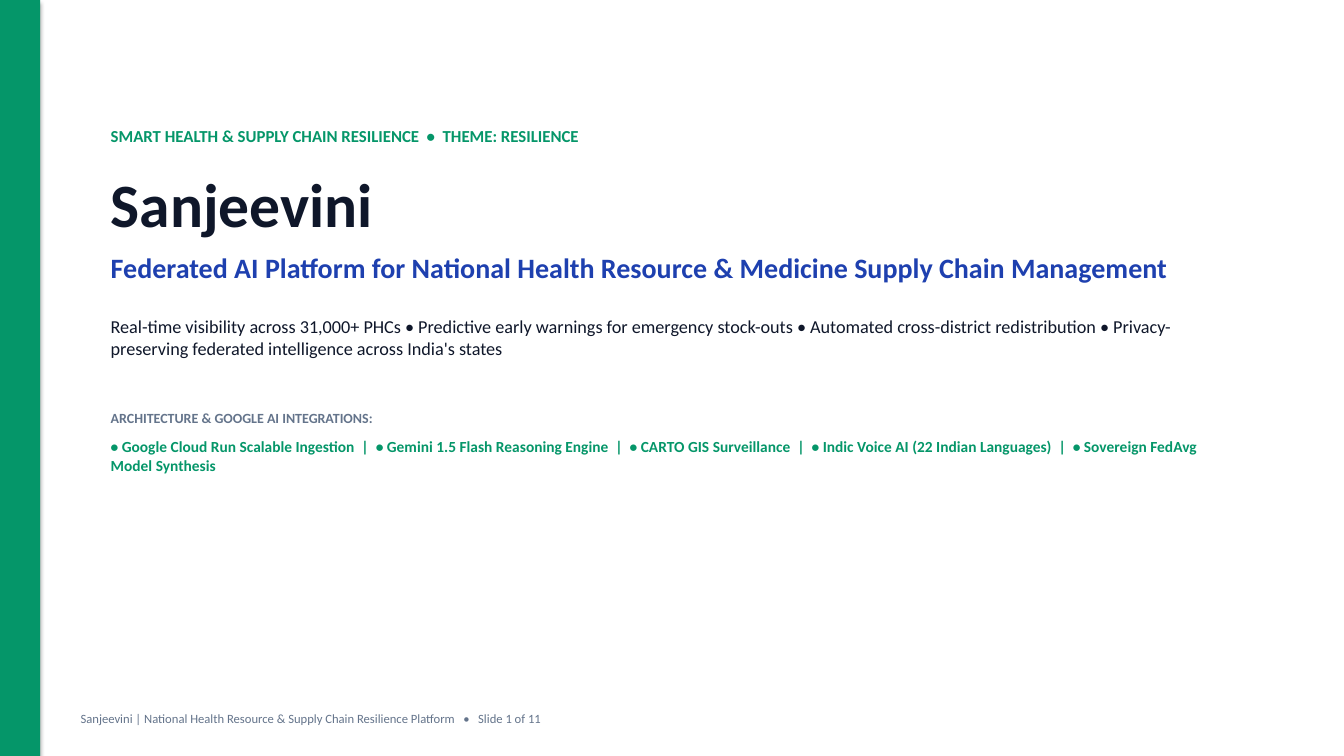
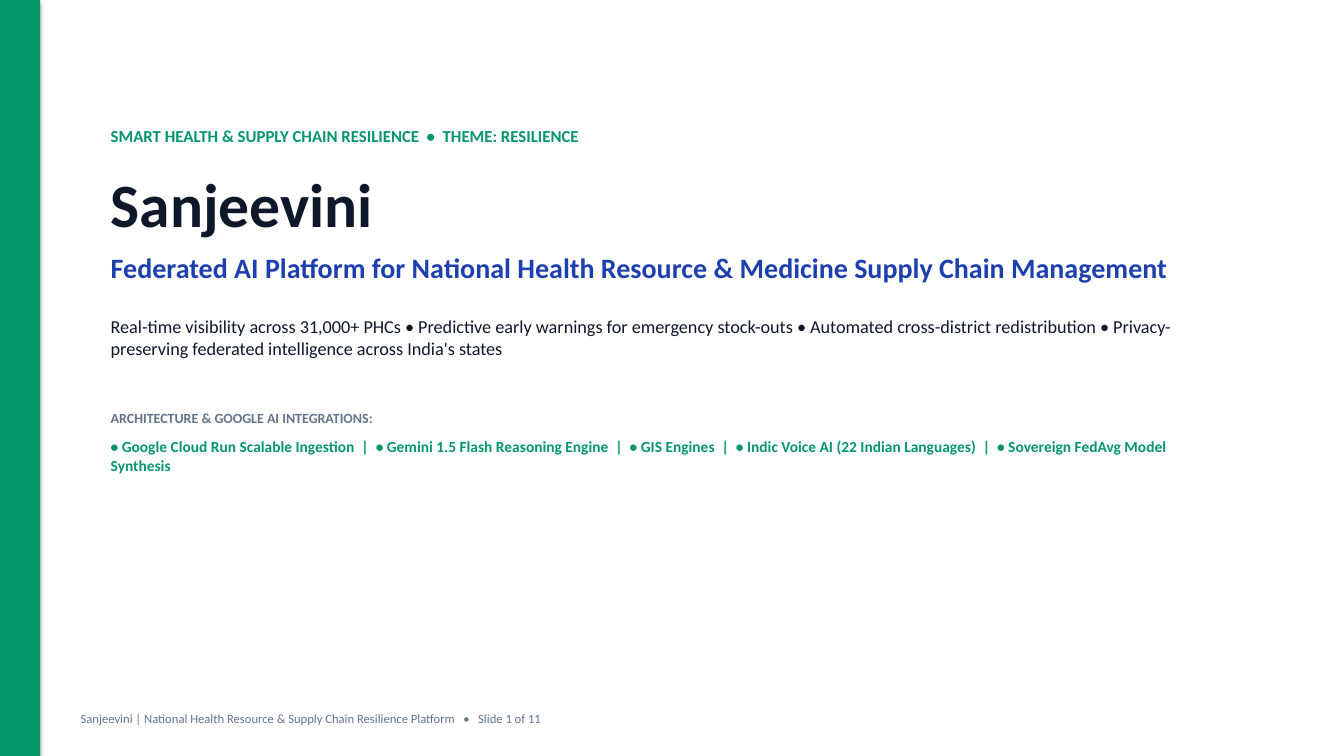
Before and after one commit to chiraghs/Sanjeevini, a slide deck: slide 1 of Pitch-DECK/Sanjeevini-Pitch-Deck.pptx. Drawn at 1344x756 pixels with LibreOffice and Linux fonts; fonts in the diff are those of the drawing. Boxes give left, top, right and bottom in pixels: in the first picture for what was removed or moved away, otherwise in the second. Text is boxed around its words. In the diff, an @@ line names an element or a change of style, - is before the commit and + after.

Commit message:
docs(pitch-deck): update slides with app images in cols, remove carto references, update non-carto live map, and add multi-channel messaging

```diff
--- a/Pitch-DECK/Sanjeevini-Pitch-Deck.pptx
+++ b/Pitch-DECK/Sanjeevini-Pitch-Deck.pptx
@@ text at box(111, 440, 1166, 474): text changed @@
-• Google Cloud Run Scalable Ingestion | • Gemini 1.5 Flash Reasoning Engine | • CARTO GIS Surveillance | • Indic Voice AI (22 Indian Languages) | • Sovereign FedAvg Model Synthesis
+• Google Cloud Run Scalable Ingestion | • Gemini 1.5 Flash Reasoning Engine | • GIS Engines | • Indic Voice AI (22 Indian Languages) | • Sovereign FedAvg Model Synthesis
```
Also in this commit, not shown: 6 other slides changed, 15 other files.
